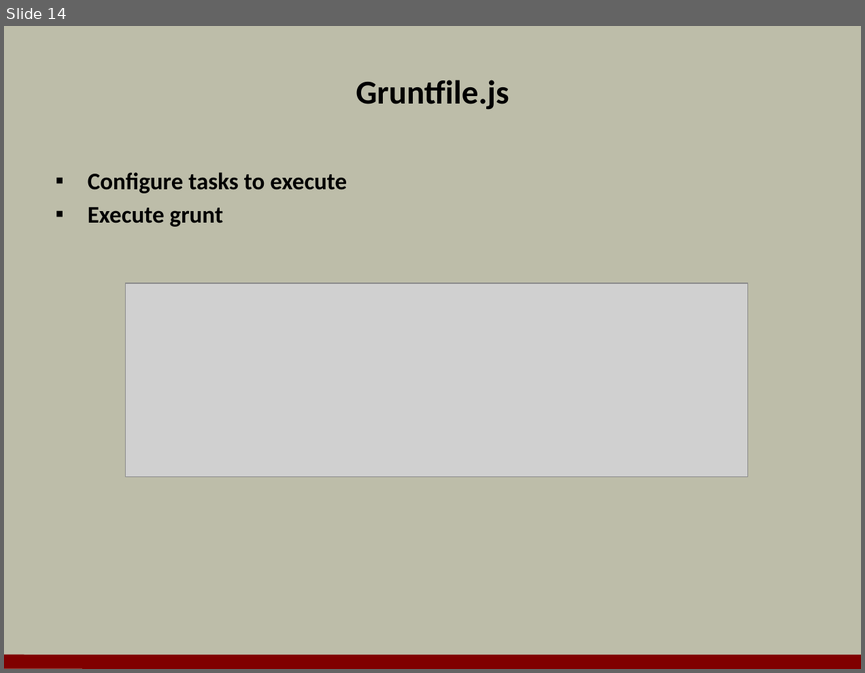
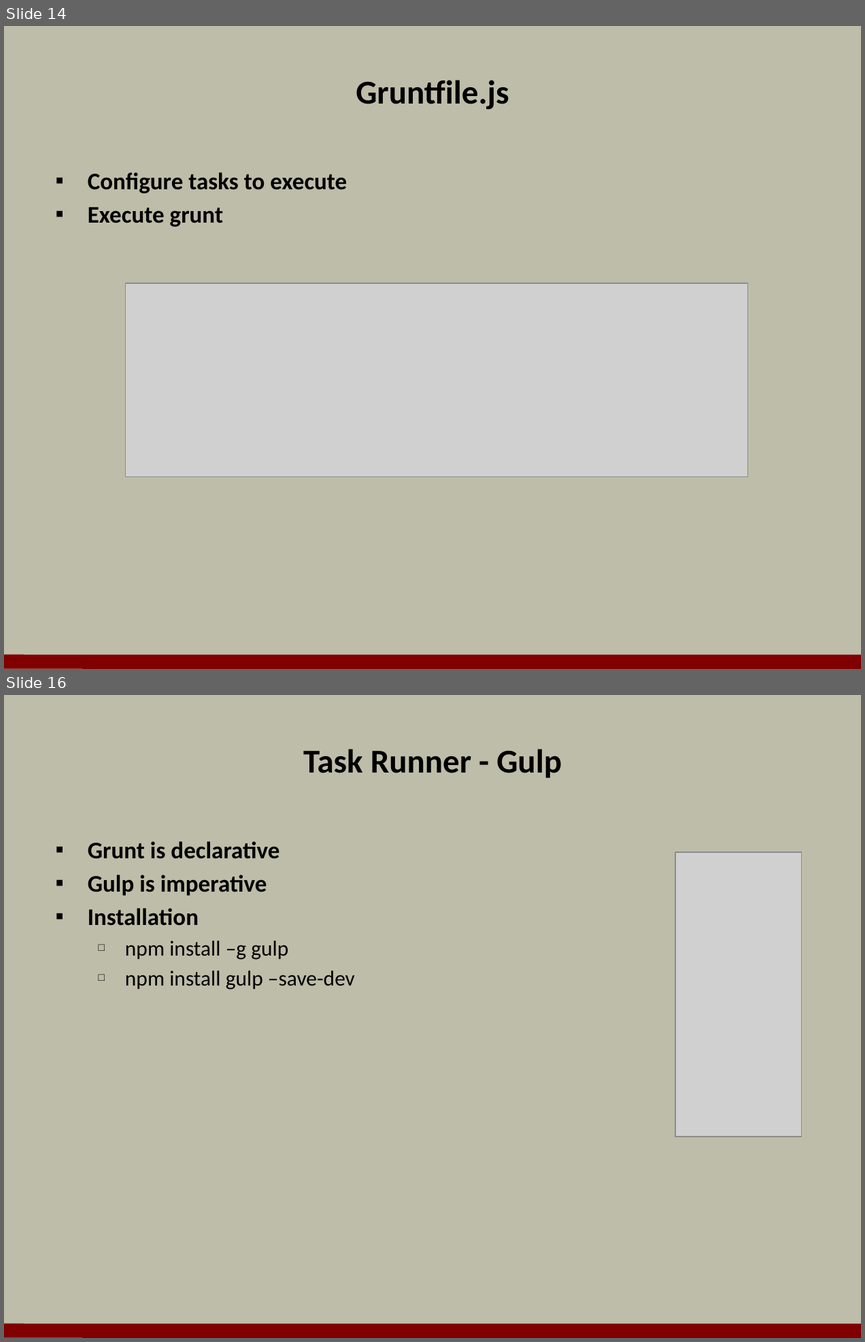
Before and after one commit to OdeToCode/classes, a slide deck: angularjs/slides/a3_nodetools.pptx. Shown one above the other, each under a label of ours: slide 14 before the commit, slides 14 and 16 after it; the slides between them are not shown. The pictures are 865x673 and 865x1342 pixels, drawn with LibreOffice and Linux fonts; fonts in the diff are those of the drawing; grey boxes stand for pictures; background and template pictures are left out. Boxes give left, top, right and bottom in pixels: in the first picture for what was removed or moved away, otherwise in the second. Text is boxed around its words. In the diff, an @@ line names an element or a change of style, - is before the commit and + after.

```diff
--- a/angularjs/slides/a3_nodetools.pptx
+++ b/angularjs/slides/a3_nodetools.pptx
@@ slide 16 added at [4,695,861,1338], background #BDBDA9; not listed: 1 template element that a slide beside it also shows @@
@@ title added at [303,749,562,778], 28 pt, text #000000, bold @@
+Task Runner - Gulp
@@ text added at [88,841,355,989], 20 pt, text #000000, bold @@
+▪ Grunt is declarative
+▪ Gulp is imperative
+▪ Installation
+  □ npm install –g gulp
+  □ npm install gulp –save-dev
@@ picture added at [675,852,801,1136] @@
```
Also in this commit, not shown: 4 slides changed, 5 other slides added, 1 slide removed.
